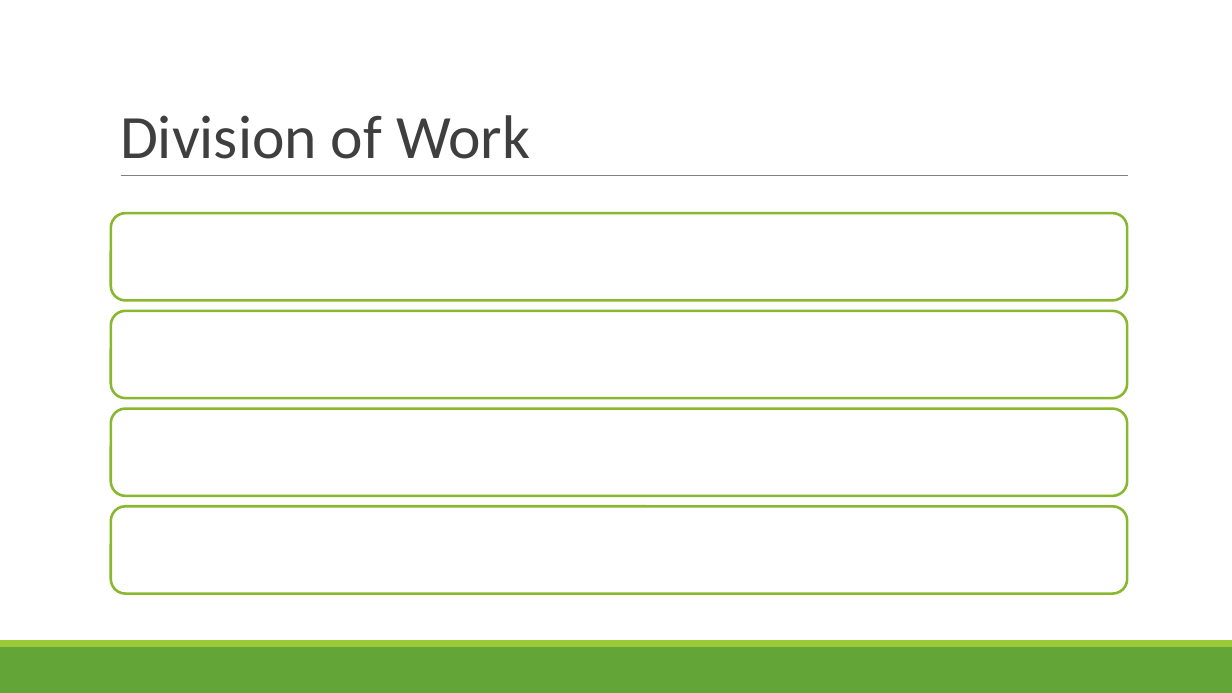
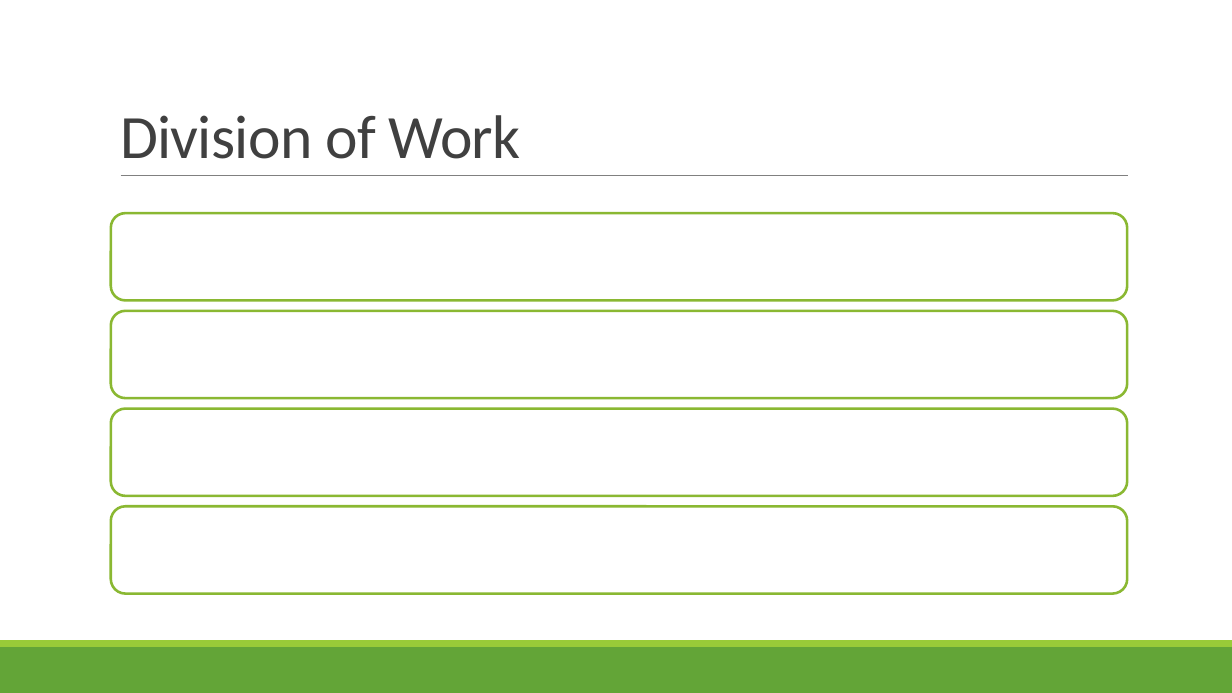
Before and after one commit to LinghanX/Project_Veritas, a slide deck: slide 15 of presentations/FakeNews_Final.pptx. Drawn at 1232x693 pixels with LibreOffice and Linux fonts; fonts in the diff are those of the drawing. Boxes give left, top, right and bottom in pixels: in the first picture for what was removed or moved away, otherwise in the second. Text is boxed around its words. In the diff, an @@ line names an element or a change of style, - is before the commit and + after.

```diff
--- a/presentations/FakeNews_Final.pptx
+++ b/presentations/FakeNews_Final.pptx
@@ title "Division of Work" at (120, 115, 521, 159): text colour #3F3F3F to #404040, letter spacing 0 to -0.5 pt; indent changed @@
```
Also in this commit, not shown: 14 other slides changed.
